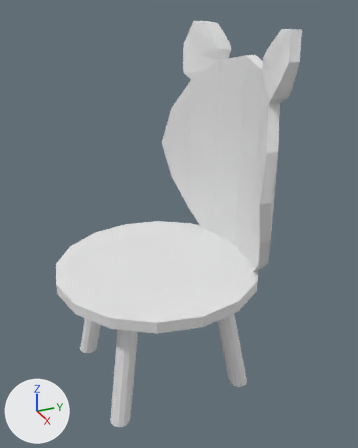
The Blender file Blend/Casa/HouseCadeira1.blend as it was, and as the next commit left it.
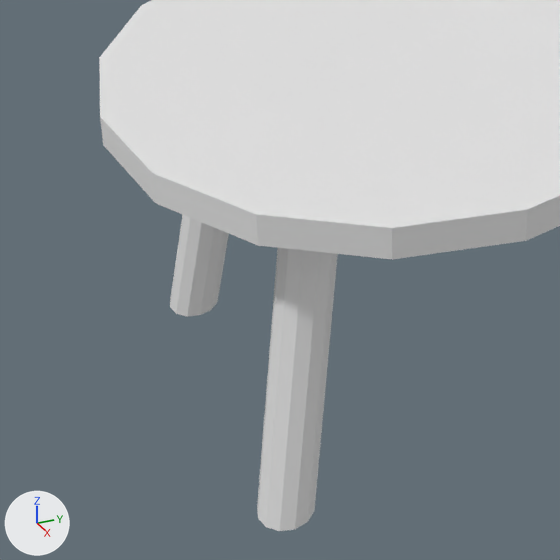
There are two pictures of each version: one whole from a 50 mm lens placed at (8.53, -3.35, 7.74), pointed at (0.21, 0.39, 3.58), one close up on the part from 6% to 60% of the width and 55% to 98% of the height. Every picture has the same lights, and +X, +Y and +Z are marked at lower left.

Objects in the first close-up: 'HouseCadeira1'.
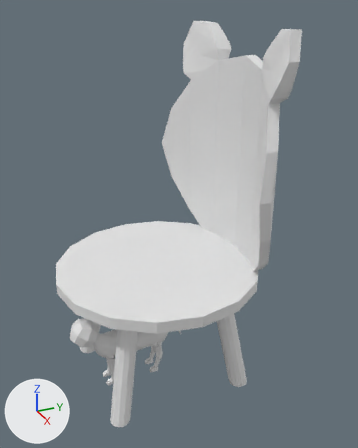
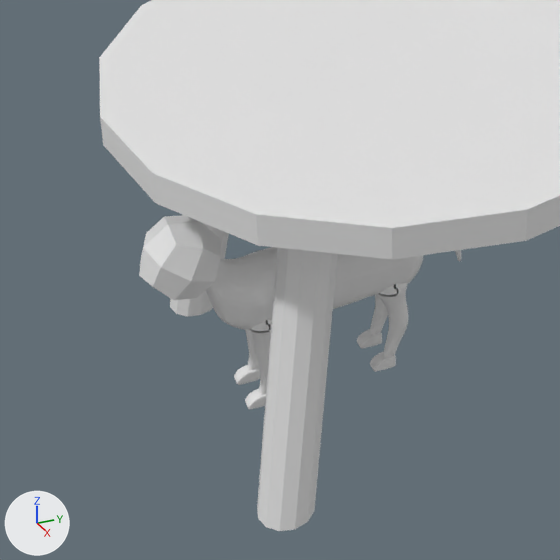
The newer file is also rescaled (x0.449), turned or shifted as a whole; pictures and numbers use the older file's frame.

Edits to the scene script, one JSON object a line:
```json
{"op": "add", "block": "me_basecat", "code": ["me_basecat = bpy.data.meshes.new('BaseCat')", "me_basecat.from_pydata(...)  # 4952 vertices, 4808 faces; spans x -13.4..13.8, y -0.9..75.8, z -61.1..51.9"]}
{"op": "add", "block": "ob_basecat", "code": ["ob_basecat = bpy.data.objects.new('BaseCat', me_basecat)", "ob_basecat.location = (0.0, -0.828, 0.009)", "ob_basecat.rotation_euler = (1.571, 0.0, 0.0)  # degrees (90, 0, 0)", "ob_basecat.scale = (0.0223, 0.0223, 0.0223)"]}
```

Where the change shows, as pixel boxes (x1, y1, x2, y2) in the close-ups (560 x 560 px):
```json
{"object": "BaseCat", "change": "added", "after": [139, 215, 461, 409]}
```
